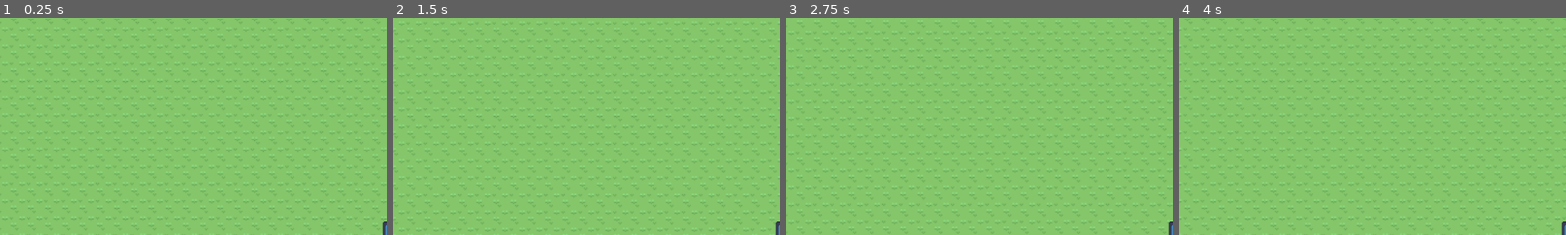
Above: before the commit, frames 1-4 (left to right).
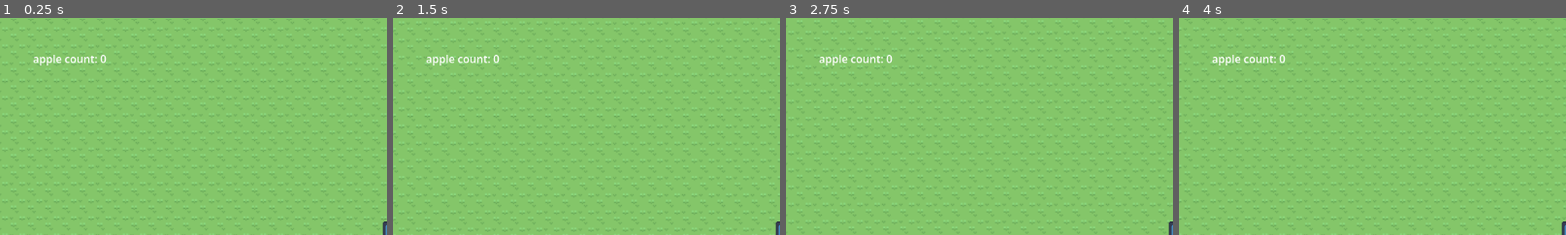
Above: after the commit, the same moments.

Repository: Grace1212574/Wiggle-and-wait
Game: Godot game, scene res://level.tscn
The game is run twice, just before and just after one commit, with the same random seed, the same clock (stepped at 60 frames per second) and the same inputs. The engine's default icon, where the game draws it, is replaced by a stand-in: a white triangle on a blue panel in a dark square.
Inputs:
- Up to frame 1 (0.25 s): no input
- Up to frame 2 (1.5 s): tap Enter at 0.5 s; hold D (right) 0.53-1.28 s; tap Space at 1.25 s; hold S (down) from 1.28 s (still down)
- Up to frame 3 (2.75 s): release S (down) at 2.03 s; hold D (right) from 2.03 s (still down)
- Up to frame 4 (4 s): tap Enter at 2.75 s; release D (right) at 2.78 s; hold W (up) 2.78-3.53 s; hold A (left) from 3.53 s (still down)
The pictures show only the part of the screen within x 0-50%, y 0-50%; the shares and areas given below are measured in that part.

The runs differ from the first frame. In frame 1, 0.4% of the frame differs, in the area x 8-28%, y 16-22%; in frame 2, 0.4%; in frame 3, 0.4%; in frame 4, 0.4%.

Commit message:
apple counter try
try to add apple counter

Diff:
--- a/level.tscn
+++ b/level.tscn
@@ -160,6 +160,17 @@
 [node name="player" parent="." unique_id=2015092317 instance=ExtResource("2_vonw3")]
 position = Vector2(61, 54)
 
+[node name="Camera2D2" type="Camera2D" parent="player" unique_id=1096459506]
+position = Vector2(-61, -54)
+
+[node name="Label" type="Label" parent="player/Camera2D2" unique_id=1058311746]
+unique_name_in_owner = true
+offset_left = -466.0
+offset_top = -221.0
+offset_right = -356.0
+offset_bottom = -198.0
+text = "apple count: 0"
+
 [node name="appletimer" type="Timer" parent="." unique_id=742272565]
 wait_time = 1.1429999999999998
 autostart = true
@@ -167,4 +178,6 @@
 [node name="apple" parent="." unique_id=2008795732 instance=ExtResource("4_0b4ue")]
 position = Vector2(-665, 474)
 
+[node name="CanvasLayer" type="CanvasLayer" parent="." unique_id=428017987]
+
 [connection signal="timeout" from="appletimer" to="." method="_on_appletimer_timeout"]
--- /dev/null
+++ b/main_menu.tscn
@@ -0,0 +1,39 @@
+[gd_scene format=3 uid="uid://ivfcx3nvvfi2"]
+
+[node name="Control" type="Control" unique_id=484281565]
+layout_mode = 3
+anchors_preset = 15
+anchor_right = 1.0
+anchor_bottom = 1.0
+grow_horizontal = 2
+grow_vertical = 2
+
+[node name="VBoxContainer" type="VBoxContainer" parent="." unique_id=65479559]
+layout_mode = 1
+anchors_preset = 8
+anchor_left = 0.5
+anchor_top = 0.5
+anchor_right = 0.5
+anchor_bottom = 0.5
+offset_left = -105.5
+offset_top = -61.0
+offset_right = 105.5
+offset_bottom = 61.0
+grow_horizontal = 2
+grow_vertical = 2
+theme_override_constants/separation = 3
+
+[node name="Button" type="Button" parent="VBoxContainer" unique_id=876830435]
+layout_mode = 2
+size_flags_vertical = 3
+text = "Start Game"
+
+[node name="Button2" type="Button" parent="VBoxContainer" unique_id=895025676]
+layout_mode = 2
+size_flags_vertical = 3
+text = "Highscore"
+
+[node name="Button3" type="Button" parent="VBoxContainer" unique_id=864214770]
+layout_mode = 2
+size_flags_vertical = 3
+text = "Exit"
--- a/scripts/player.gd
+++ b/scripts/player.gd
@@ -2,7 +2,7 @@
 
 
 const SPEED = 300.0
-
+@onready var apple_label = %Label
 
 func _physics_process(delta: float) -> void:
 	var direction = Input.get_vector("left","right","up","down")
